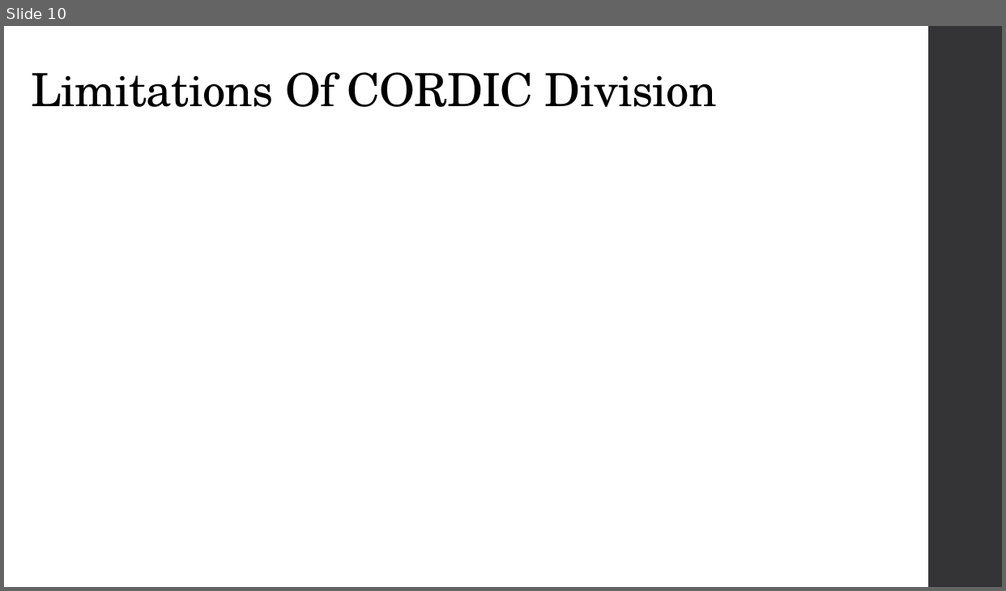
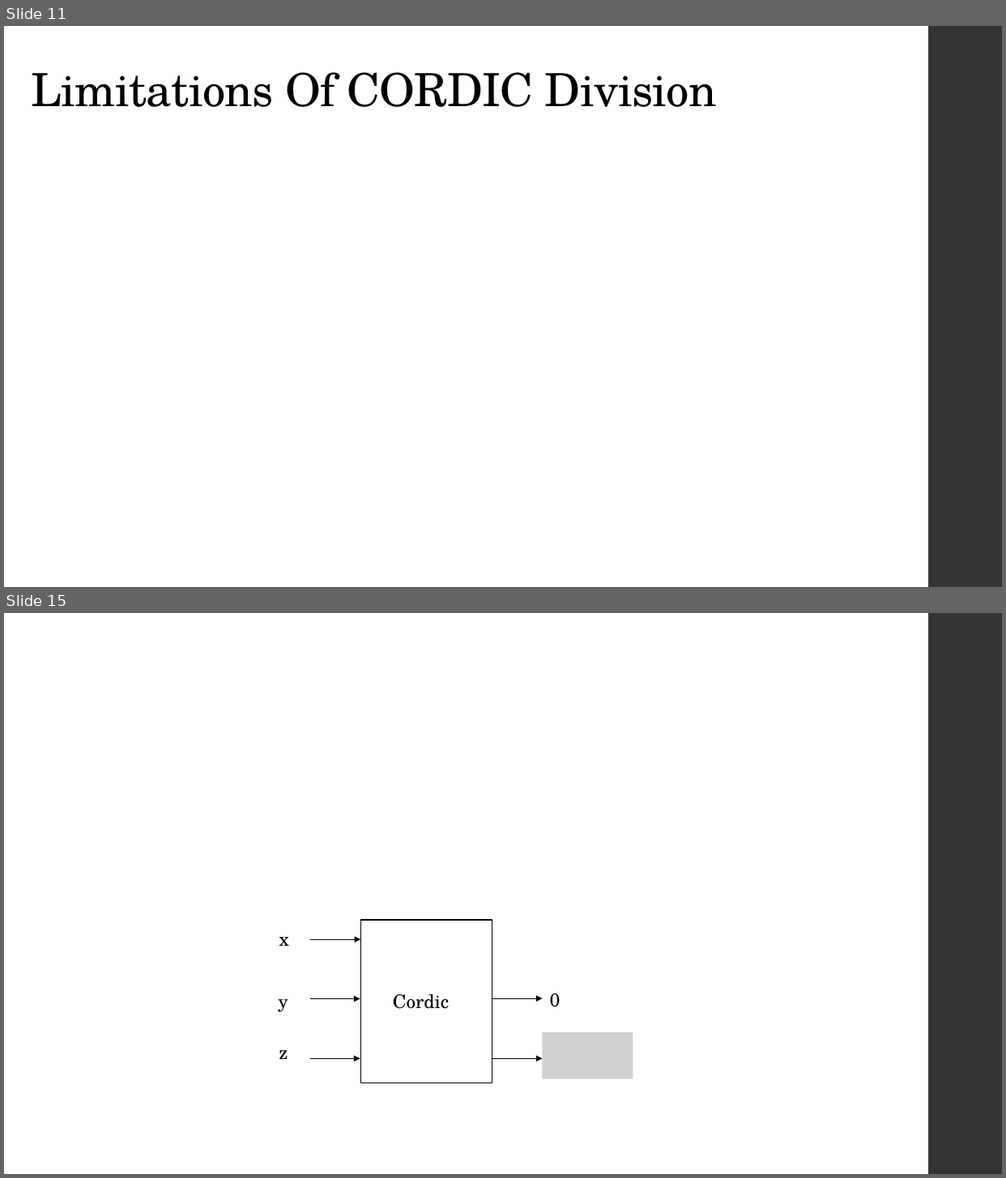
Before and after one commit to GuhanRajasekar/FPGA_course_assignments, a slide deck: Mini_Project/Demo_PPT.pptx. Shown one above the other, each under a label of ours: slide 10 before the commit, slides 11 and 15 after it; the slides between them are not shown. The pictures are 1006x591 and 1006x1178 pixels, drawn with LibreOffice and Linux fonts; fonts in the diff are those of the drawing; grey boxes stand for pictures. Boxes give left, top, right and bottom in pixels: in the first picture for what was removed or moved away, otherwise in the second. Text is boxed around its words. In the diff, an @@ line names an element or a change of style, - is before the commit and + after.

```diff
--- a/Mini_Project/Demo_PPT.pptx
+++ b/Mini_Project/Demo_PPT.pptx
@@ slide 15 added at (x1=4, y1=613, x2=1002, y2=1174), background #FFFFFF; not listed: 1 template element that a slide beside it also shows @@
@@ group added at (x1=278, y1=920, x2=633, y2=1083): 5 texts, 5 arrows, 1 rectangle, 1 picture @@
+Cordic
+x
+y
+z
+0
@@ what was slide 10 is now slide 11 @@
```
Also in this commit, not shown: 3 slides changed, 14 other slides added.
